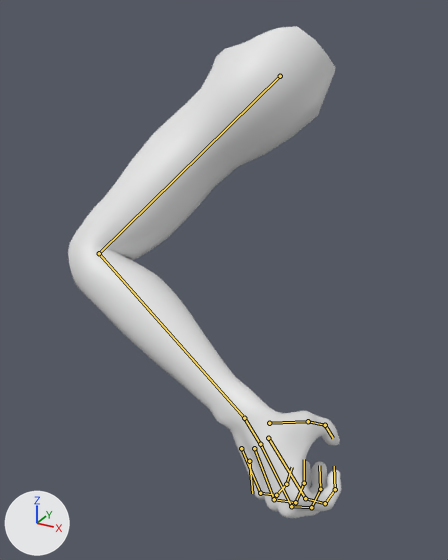
A saved change to the FBX model unitySC_Game/Assets/SC_GAME/Mesh/Arms/v3/arms_v3.fbx.
The view is the same before and after, from a camera (50 mm lens) standing at (-0.99, -3.11, -0.75) and looking at (-2.17, -0.95, -1.82). Every picture has the same lights, and +X, +Y and +Z are marked at lower left. Both versions are drawn at frame 1 of the action 'arms|potion_select'; the numbers are the values there. The bones that bend it are drawn over the model as lines.

Names of what the first picture shows: 'Gotowka'.
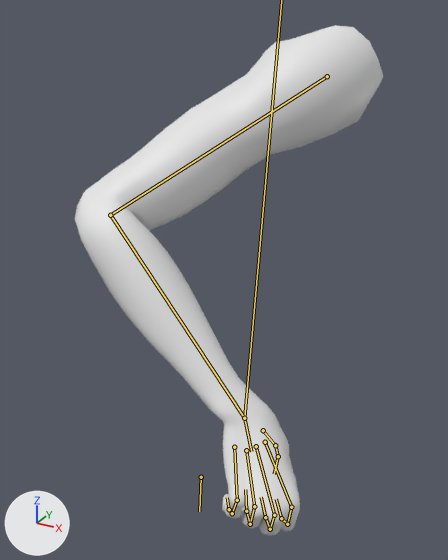
The edits, one by one:
Bone 'Arm1.R' (bone_arm1_r) moves from (0.0, 0.0, 0.0) to (0.5, -0.11, 0.03).
Bone 'Arm1.R' (bone_arm1_r) turns from (67, -62, -22) to (36, -70, 11) degrees about its own x, y and z.
Bone 'Arm2.R' (bone_arm2_r) turns from (-49, -7, -16) to (-61, -49, 12) degrees about its own x, y and z.

Location of each change, (x1, y1, x2, y2) in pixels of the pictures (448 x 560 px):
'Gotowka', posed (12% wider): before (68, 26, 342, 518); after (75, 25, 383, 536)
bone 'Arm1.R', root to tip: before (280, 76) to (99, 253); after (327, 76) to (110, 215)
bone 'Arm2.R', root to tip: before (99, 253) to (244, 418); after (110, 215) to (244, 418)
